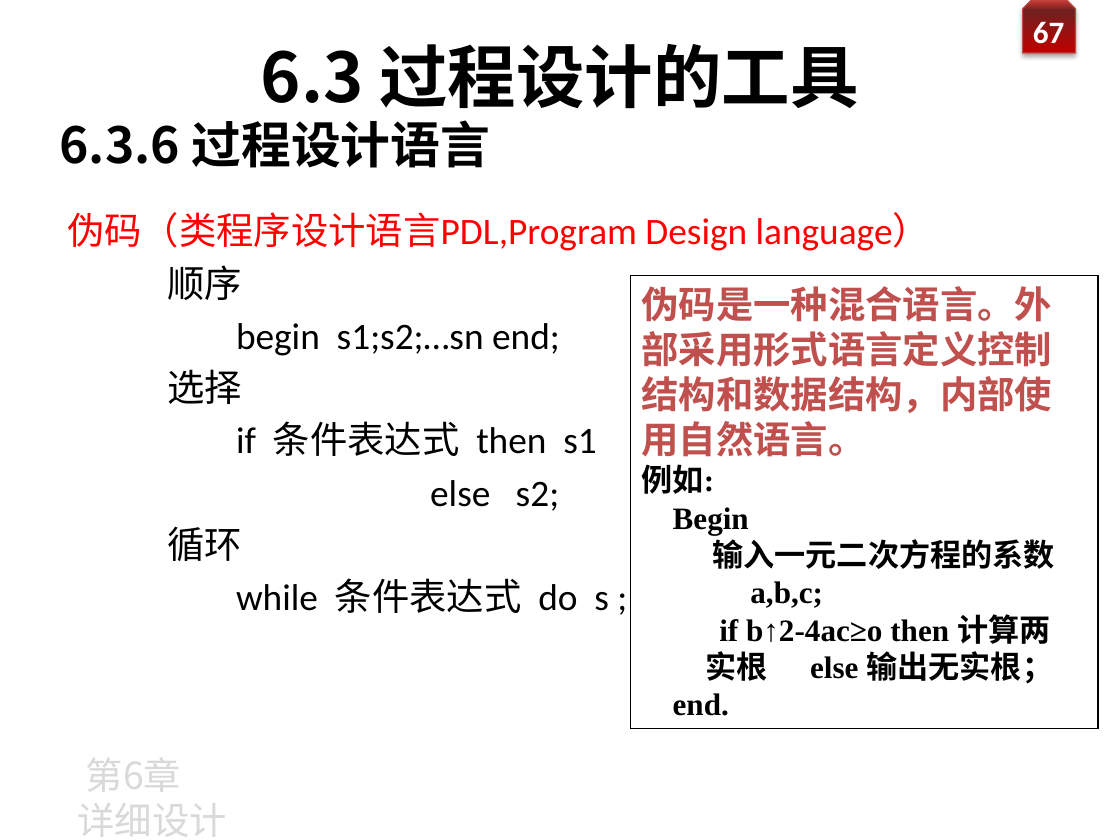
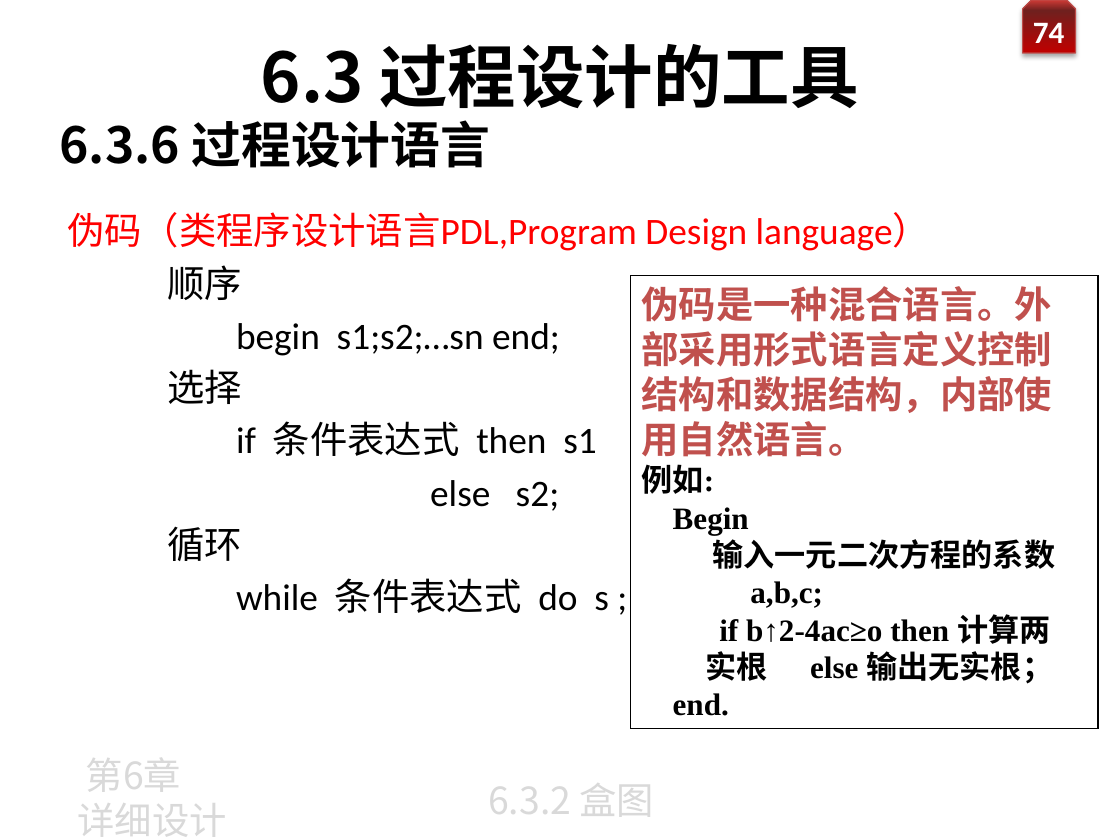
Before and after one commit to zeemeil/zeemeil.github.io, a slide deck: slide 75 of files/2025_1_SE/0331_SE_chapter6.pptx (slide 68 before the commit). Drawn at 1120x840 pixels with LibreOffice and Linux fonts; fonts in the diff are those of the drawing; background and template pictures are left out. Boxes give left, top, right and bottom in pixels: in the first picture for what was removed or moved away, otherwise in the second. Text is boxed around its words. In the diff, an @@ line names an element or a change of style, - is before the commit and + after.

```diff
--- a/files/2025_1_SE/0331_SE_chapter6.pptx
+++ b/files/2025_1_SE/0331_SE_chapter6.pptx
@@ page number at (1033,17,1065,43): text changed @@
-67
+74
@@ text added at (488,771,655,825), 24 pt, text #D9D9D9 @@
+6.3.2 盒图
```
Also in this commit, not shown: 5 other slides changed, 9 slides added, 1 slide removed, 4 other files.
